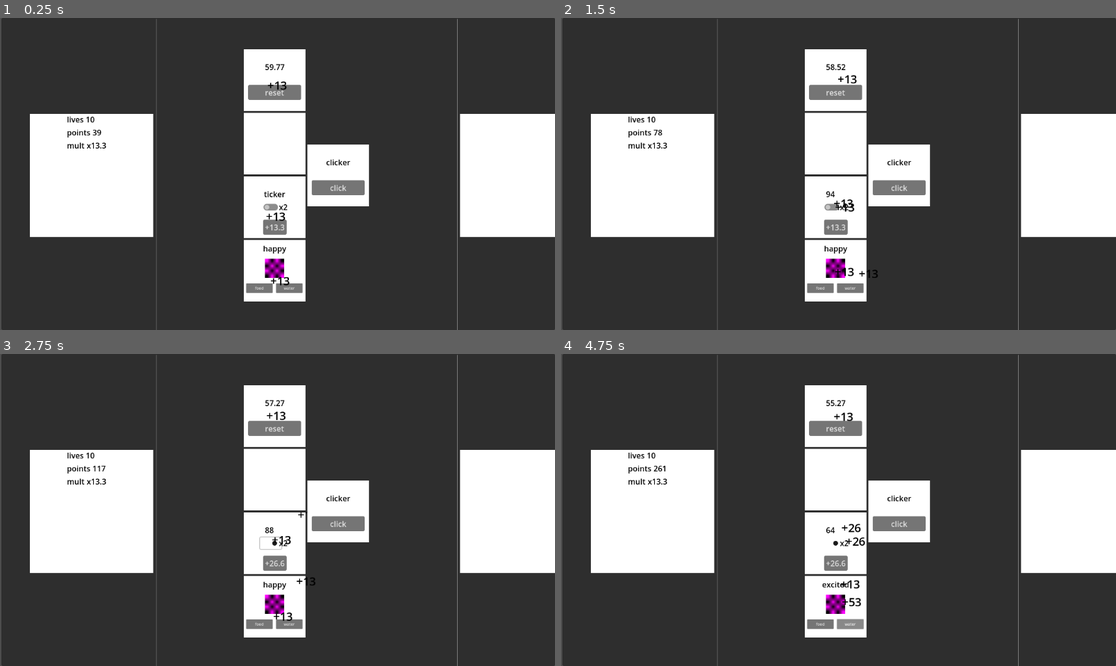
Above: before the commit, frames 1-4 (two rows, left to right).
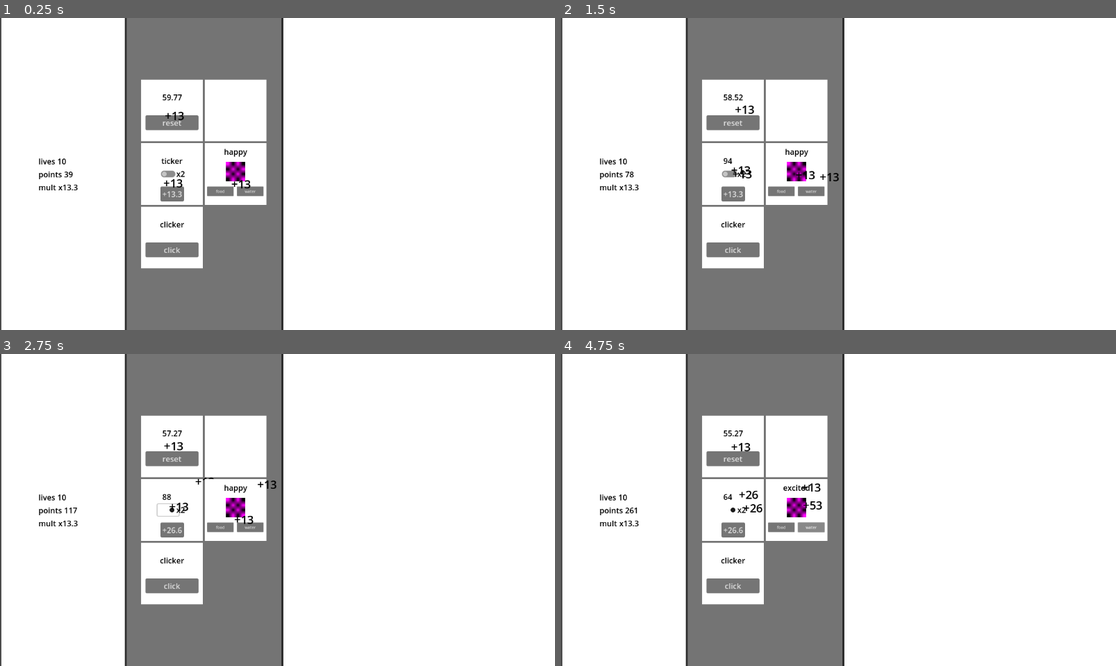
Above: after the commit, the same moments.

Repository: liltorchic/attention-grabbing-game
Game: Godot game, scene res://scenes/main.tscn
The game is run twice, just before and just after one commit, with the same random seed, the same clock (stepped at 60 frames per second) and the same inputs.
Inputs:
- Up to frame 1 (0.25 s): no input
- Up to frame 2 (1.5 s): click "reset" at 0.5 s; click "+13.3" at 1.25 s
- Up to frame 3 (2.75 s): click "x2" at 2 s
- Up to frame 4 (4.75 s): click "+26.6" at 2.75 s; click "food" at 3.5 s; click "water" at 4.25 s

The runs differ from the first frame. In frame 1, 80% of the frame differs, in the area x 0-100%, y 0-100%; in frame 2, 80%; in frame 3, 80%; in frame 4, 80%.

Commit message:
layout changes

Diff:
--- a/scenes/main.tscn
+++ b/scenes/main.tscn
@@ -34,97 +34,105 @@
 anchors_preset = 15
 anchor_right = 1.0
 anchor_bottom = 1.0
-offset_left = 59.0
-offset_top = 3.0
-offset_right = 59.0
-offset_bottom = 3.0
 grow_horizontal = 2
 grow_vertical = 2
 alignment = 1
 
 [node name="VBoxContainer_UI" type="VBoxContainer" parent="Panel/HBoxContainer"]
 layout_mode = 2
-size_flags_horizontal = 2
-alignment = 1
+size_flags_horizontal = 3
 
 [node name="ColorRect" type="ColorRect" parent="Panel/HBoxContainer/VBoxContainer_UI"]
 clip_contents = true
 custom_minimum_size = Vector2(256, 256)
 layout_mode = 2
+size_flags_vertical = 3
 
 [node name="container_scorer_ver" type="VBoxContainer" parent="Panel/HBoxContainer/VBoxContainer_UI/ColorRect"]
 layout_mode = 1
-anchors_preset = 13
-anchor_left = 0.5
-anchor_right = 0.5
+anchors_preset = 8
+anchor_left = 0.5
+anchor_top = 0.5
+anchor_right = 0.5
+anchor_bottom = 0.5
+offset_left = -51.0
+offset_top = -38.5
+offset_right = 51.0
+offset_bottom = 38.5
+grow_horizontal = 2
+grow_vertical = 2
+script = ExtResource("5_tbgi4")
+
+[node name="container_lives_hor" type="HBoxContainer" parent="Panel/HBoxContainer/VBoxContainer_UI/ColorRect/container_scorer_ver"]
+layout_mode = 2
+
+[node name="Label_Lives" type="Label" parent="Panel/HBoxContainer/VBoxContainer_UI/ColorRect/container_scorer_ver/container_lives_hor"]
+layout_mode = 2
+theme_override_colors/font_color = Color(0, 0, 0, 1)
+text = "lives"
+
+[node name="Label_Lives_num" type="Label" parent="Panel/HBoxContainer/VBoxContainer_UI/ColorRect/container_scorer_ver/container_lives_hor"]
+layout_mode = 2
+theme_override_colors/font_color = Color(0, 0, 0, 1)
+text = "#"
+
+[node name="container_points_hor" type="HBoxContainer" parent="Panel/HBoxContainer/VBoxContainer_UI/ColorRect/container_scorer_ver"]
+layout_mode = 2
+
+[node name="Label_Points" type="Label" parent="Panel/HBoxContainer/VBoxContainer_UI/ColorRect/container_scorer_ver/container_points_hor"]
+layout_mode = 2
+theme_override_colors/font_color = Color(0, 0, 0, 1)
+text = "points"
+
+[node name="Label_Points_num" type="Label" parent="Panel/HBoxContainer/VBoxContainer_UI/ColorRect/container_scorer_ver/container_points_hor"]
+layout_mode = 2
+theme_override_colors/font_color = Color(0, 0, 0, 1)
+text = "#"
+
+[node name="container_mult_hor" type="HBoxContainer" parent="Panel/HBoxContainer/VBoxContainer_UI/ColorRect/container_scorer_ver"]
+layout_mode = 2
+
+[node name="Label" type="Label" parent="Panel/HBoxContainer/VBoxContainer_UI/ColorRect/container_scorer_ver/container_mult_hor"]
+layout_mode = 2
+theme_override_colors/font_color = Color(0, 0, 0, 1)
+text = "mult"
+
+[node name="Label_Multiplier" type="Label" parent="Panel/HBoxContainer/VBoxContainer_UI/ColorRect/container_scorer_ver/container_mult_hor"]
+layout_mode = 2
+theme_override_colors/font_color = Color(0, 0, 0, 1)
+text = "#"
+
+[node name="ColorRect" type="ColorRect" parent="Panel/HBoxContainer"]
+layout_mode = 2
+size_flags_horizontal = 3
+size_flags_stretch_ratio = 3.8
+color = Color(0.454524, 0.454524, 0.454524, 1)
+
+[node name="ScrollContainer" type="ScrollContainer" parent="Panel/HBoxContainer/ColorRect"]
+layout_mode = 1
+anchors_preset = 15
+anchor_right = 1.0
 anchor_bottom = 1.0
-offset_left = -51.0
-offset_right = 51.0
-grow_horizontal = 2
-grow_vertical = 2
-script = ExtResource("5_tbgi4")
-
-[node name="container_lives_hor" type="HBoxContainer" parent="Panel/HBoxContainer/VBoxContainer_UI/ColorRect/container_scorer_ver"]
-layout_mode = 2
-
-[node name="Label_Lives" type="Label" parent="Panel/HBoxContainer/VBoxContainer_UI/ColorRect/container_scorer_ver/container_lives_hor"]
-layout_mode = 2
-theme_override_colors/font_color = Color(0, 0, 0, 1)
-text = "lives"
-
-[node name="Label_Lives_num" type="Label" parent="Panel/HBoxContainer/VBoxContainer_UI/ColorRect/container_scorer_ver/container_lives_hor"]
-layout_mode = 2
-theme_override_colors/font_color = Color(0, 0, 0, 1)
-text = "#"
-
-[node name="container_points_hor" type="HBoxContainer" parent="Panel/HBoxContainer/VBoxContainer_UI/ColorRect/container_scorer_ver"]
-layout_mode = 2
-
-[node name="Label_Points" type="Label" parent="Panel/HBoxContainer/VBoxContainer_UI/ColorRect/container_scorer_ver/container_points_hor"]
-layout_mode = 2
-theme_override_colors/font_color = Color(0, 0, 0, 1)
-text = "points"
-
-[node name="Label_Points_num" type="Label" parent="Panel/HBoxContainer/VBoxContainer_UI/ColorRect/container_scorer_ver/container_points_hor"]
-layout_mode = 2
-theme_override_colors/font_color = Color(0, 0, 0, 1)
-text = "#"
-
-[node name="container_mult_hor" type="HBoxContainer" parent="Panel/HBoxContainer/VBoxContainer_UI/ColorRect/container_scorer_ver"]
-layout_mode = 2
-
-[node name="Label" type="Label" parent="Panel/HBoxContainer/VBoxContainer_UI/ColorRect/container_scorer_ver/container_mult_hor"]
-layout_mode = 2
-theme_override_colors/font_color = Color(0, 0, 0, 1)
-text = "mult"
-
-[node name="Label_Multiplier" type="Label" parent="Panel/HBoxContainer/VBoxContainer_UI/ColorRect/container_scorer_ver/container_mult_hor"]
-layout_mode = 2
-theme_override_colors/font_color = Color(0, 0, 0, 1)
-text = "#"
-
-[node name="VSeparator2" type="VSeparator" parent="Panel/HBoxContainer"]
-layout_mode = 2
-
-[node name="distractions" type="FlowContainer" parent="Panel/HBoxContainer"]
+grow_horizontal = 2
+grow_vertical = 2
+
+[node name="distractions" type="GridContainer" parent="Panel/HBoxContainer/ColorRect/ScrollContainer"]
 layout_mode = 2
 size_flags_horizontal = 6
-size_flags_stretch_ratio = 2.4
-alignment = 1
-last_wrap_alignment = 2
-vertical = true
-
-[node name="template" type="ColorRect" parent="Panel/HBoxContainer/distractions"]
+size_flags_vertical = 6
+columns = 2
+
+[node name="template" type="ColorRect" parent="Panel/HBoxContainer/ColorRect/ScrollContainer/distractions"]
 visible = false
 custom_minimum_size = Vector2(128, 128)
 layout_mode = 2
 
-[node name="Timer" type="Timer" parent="Panel/HBoxContainer/distractions/template"]
-
-[node name="Timer_Scorer" type="Timer" parent="Panel/HBoxContainer/distractions/template"]
+[node name="Timer" type="Timer" parent="Panel/HBoxContainer/ColorRect/ScrollContainer/distractions/template"]
+
+[node name="Timer_Scorer" type="Timer" parent="Panel/HBoxContainer/ColorRect/ScrollContainer/distractions/template"]
 editor_description = "Used for assigning points to the game manager"
 
-[node name="Button" type="Button" parent="Panel/HBoxContainer/distractions/template"]
+[node name="Button" type="Button" parent="Panel/HBoxContainer/ColorRect/ScrollContainer/distractions/template"]
 layout_direction = 1
 layout_mode = 1
 anchors_preset = 8
@@ -140,7 +148,7 @@
 grow_vertical = 2
 text = "reset"
 
-[node name="Label" type="Label" parent="Panel/HBoxContainer/distractions/template"]
+[node name="Label" type="Label" parent="Panel/HBoxContainer/ColorRect/ScrollContainer/distractions/template"]
 layout_mode = 1
 anchors_preset = 8
 anchor_left = 0.5
@@ -156,17 +164,17 @@
 theme_override_colors/font_color = Color(0, 0, 0, 1)
 text = "simple timer"
 
-[node name="SimpleTimerButton" type="ColorRect" parent="Panel/HBoxContainer/distractions"]
+[node name="SimpleTimerButton" type="ColorRect" parent="Panel/HBoxContainer/ColorRect/ScrollContainer/distractions"]
 custom_minimum_size = Vector2(128, 128)
 layout_mode = 2
 script = ExtResource("1_f8rxg")
 
-[node name="Timer" type="Timer" parent="Panel/HBoxContainer/distractions/SimpleTimerButton"]
-
-[node name="Timer_Scorer" type="Timer" parent="Panel/HBoxContainer/distractions/SimpleTimerButton"]
+[node name="Timer" type="Timer" parent="Panel/HBoxContainer/ColorRect/ScrollContainer/distractions/SimpleTimerButton"]
+
+[node name="Timer_Scorer" type="Timer" parent="Panel/HBoxContainer/ColorRect/ScrollContainer/distractions/SimpleTimerButton"]
 editor_description = "Used for assigning points to the game manager"
 
-[node name="Button" type="Button" parent="Panel/HBoxContainer/distractions/SimpleTimerButton"]
+[node name="Button" type="Button" parent="Panel/HBoxContainer/ColorRect/ScrollContainer/distractions/SimpleTimerButton"]
 layout_direction = 1
 layout_mode = 1
 anchors_preset = 8
@@ -182,7 +190,7 @@
 grow_vertical = 2
 text = "reset"
 
-[node name="Label" type="Label" parent="Panel/HBoxContainer/distractions/SimpleTimerButton"]
+[node name="Label" type="Label" parent="Panel/HBoxContainer/ColorRect/ScrollContainer/distractions/SimpleTimerButton"]
 layout_mode = 1
 anchors_preset = 8
 anchor_left = 0.5
@@ -198,18 +206,18 @@
 theme_override_colors/font_color = Color(0, 0, 0, 1)
 text = "simple timer"
 
-[node name="SimpleSupriseTimer" type="ColorRect" parent="Panel/HBoxContainer/distractions"]
+[node name="SimpleSupriseTimer" type="ColorRect" parent="Panel/HBoxContainer/ColorRect/ScrollContainer/distractions"]
 custom_minimum_size = Vector2(128, 128)
 layout_mode = 2
 script = ExtResource("2_7tkh2")
 
-[node name="TimerCountdown" type="Timer" parent="Panel/HBoxContainer/distractions/SimpleSupriseTimer"]
+[node name="TimerCountdown" type="Timer" parent="Panel/HBoxContainer/ColorRect/ScrollContainer/distractions/SimpleSupriseTimer"]
 wait_time = 3.0
 
-[node name="TimerHidden" type="Timer" parent="Panel/HBoxContainer/distractions/SimpleSupriseTimer"]
+[node name="TimerHidden" type="Timer" parent="Panel/HBoxContainer/ColorRect/ScrollContainer/distractions/SimpleSupriseTimer"]
 wait_time = 20.0
 
-[node name="Button" type="Button" parent="Panel/HBoxContainer/distractions/SimpleSupriseTimer"]
+[node name="Button" type="Button" parent="Panel/HBoxContainer/ColorRect/ScrollContainer/distractions/SimpleSupriseTimer"]
 visible = false
 layout_direction = 1
 layout_mode = 1
@@ -226,7 +234,7 @@
 grow_vertical = 2
 text = "defuse"
 
-[node name="Label" type="Label" parent="Panel/HBoxContainer/distractions/SimpleSupriseTimer"]
+[node name="Label" type="Label" parent="Panel/HBoxContainer/ColorRect/ScrollContainer/distractions/SimpleSupriseTimer"]
 layout_mode = 1
 anchors_preset = 8
 anchor_left = 0.5
@@ -242,17 +250,17 @@
 theme_override_colors/font_color = Color(0, 0, 0, 1)
 text = "suprise timer"
 
-[node name="ticker" type="ColorRect" parent="Panel/HBoxContainer/distractions"]
+[node name="ticker" type="ColorRect" parent="Panel/HBoxContainer/ColorRect/ScrollContainer/distractions"]
 custom_minimum_size = Vector2(128, 128)
 layout_mode = 2
 script = ExtResource("3_fh3d0")
 
-[node name="Timer" type="Timer" parent="Panel/HBoxContainer/distractions/ticker"]
-
-[node name="Timer_Scorer" type="Timer" parent="Panel/HBoxContainer/distractions/ticker"]
+[node name="Timer" type="Timer" parent="Panel/HBoxContainer/ColorRect/ScrollContainer/distractions/ticker"]
+
+[node name="Timer_Scorer" type="Timer" parent="Panel/HBoxContainer/ColorRect/ScrollContainer/distractions/ticker"]
 editor_description = "Used for assigning points to the game manager"
 
-[node name="Button" type="Button" parent="Panel/HBoxContainer/distractions/ticker"]
+[node name="Button" type="Button" parent="Panel/HBoxContainer/ColorRect/ScrollContainer/distractions/ticker"]
 layout_direction = 1
 layout_mode = 1
 anchors_preset = 7
@@ -268,7 +276,7 @@
 grow_vertical = 0
 text = "+1"
 
-[node name="Label" type="Label" parent="Panel/HBoxContainer/distractions/ticker"]
+[node name="Label" type="Label" parent="Panel/HBoxContainer/ColorRect/ScrollContainer/distractions/ticker"]
 layout_mode = 1
 anchors_preset = 8
 anchor_left = 0.5
@@ -284,7 +292,7 @@
 theme_override_colors/font_color = Color(0, 0, 0, 1)
 text = "ticker"
 
-[node name="CheckButton" type="CheckButton" parent="Panel/HBoxContainer/distractions/ticker"]
+[node name="CheckButton" type="CheckButton" parent="Panel/HBoxContainer/ColorRect/ScrollContainer/distractions/ticker"]
 layout_mode = 1
 anchors_preset = 8
 anchor_left = 0.5
@@ -298,7 +306,7 @@
 grow_horizontal = 2
 grow_vertical = 2
 
-[node name="_label" type="Label" parent="Panel/HBoxContainer/distractions/ticker/CheckButton"]
+[node name="_label" type="Label" parent="Panel/HBoxContainer/ColorRect/ScrollContainer/distractions/ticker/CheckButton"]
 layout_mode = 0
 offset_left = 39.0
 offset_right = 79.0
@@ -306,19 +314,19 @@
 theme_override_colors/font_color = Color(0, 0, 0, 1)
 text = "x2"
 
-[node name="pet" type="ColorRect" parent="Panel/HBoxContainer/distractions"]
+[node name="pet" type="ColorRect" parent="Panel/HBoxContainer/ColorRect/ScrollContainer/distractions"]
 custom_minimum_size = Vector2(128, 128)
 layout_mode = 2
 script = ExtResource("4_my4y7")
 
-[node name="Timer" type="Timer" parent="Panel/HBoxContainer/distractions/pet"]
+[node name="Timer" type="Timer" parent="Panel/HBoxContainer/ColorRect/ScrollContainer/distractions/pet"]
 wait_time = 3.0
 autostart = true
 
-[node name="Timer_Scorer" type="Timer" parent="Panel/HBoxContainer/distractions/pet"]
+[node name="Timer_Scorer" type="Timer" parent="Panel/HBoxContainer/ColorRect/ScrollContainer/distractions/pet"]
 editor_description = "Used for assigning points to the game manager"
 
-[node name="Button_Food" type="Button" parent="Panel/HBoxContainer/distractions/pet"]
+[node name="Button_Food" type="Button" parent="Panel/HBoxContainer/ColorRect/ScrollContainer/distractions/pet"]
 layout_direction = 1
 layout_mode = 1
 anchors_preset = 8
@@ -335,7 +343,7 @@
 scale = Vector2(0.5, 0.5)
 text = "food"
 
-[node name="Button_Water" type="Button" parent="Panel/HBoxContainer/distractions/pet"]
+[node name="Button_Water" type="Button" parent="Panel/HBoxContainer/ColorRect/ScrollContainer/distractions/pet"]
 layout_direction = 1
 layout_mode = 1
 anchors_preset = 8
@@ -352,7 +360,7 @@
 scale = Vector2(0.5, 0.5)
 text = "water"
 
-[node name="Label" type="Label" parent="Panel/HBoxContainer/distractions/pet"]
+[node name="Label" type="Label" parent="Panel/HBoxContainer/ColorRect/ScrollContainer/distractions/pet"]
 layout_mode = 1
 anchors_preset = 8
 anchor_left = 0.5
@@ -369,7 +377,7 @@
 text = "pet"
 horizontal_alignment = 1
 
-[node name="TextureRect" type="TextureRect" parent="Panel/HBoxContainer/distractions/pet"]
+[node name="TextureRect" type="TextureRect" parent="Panel/HBoxContainer/ColorRect/ScrollContainer/distractions/pet"]
 layout_mode = 1
 anchors_preset = 8
 anchor_left = 0.5
@@ -384,12 +392,12 @@
 grow_vertical = 2
 texture = SubResource("PlaceholderTexture2D_011nb")
 
-[node name="clicker" type="ColorRect" parent="Panel/HBoxContainer/distractions"]
+[node name="clicker" type="ColorRect" parent="Panel/HBoxContainer/ColorRect/ScrollContainer/distractions"]
 custom_minimum_size = Vector2(128, 128)
 layout_mode = 2
 script = ExtResource("6_tefeu")
 
-[node name="Button" type="Button" parent="Panel/HBoxContainer/distractions/clicker"]
+[node name="Button" type="Button" parent="Panel/HBoxContainer/ColorRect/ScrollContainer/distractions/clicker"]
 layout_direction = 1
 layout_mode = 1
 anchors_preset = 8
@@ -405,7 +413,7 @@
 grow_vertical = 2
 text = "click"
 
-[node name="clicker" type="Label" parent="Panel/HBoxContainer/distractions/clicker"]
+[node name="clicker" type="Label" parent="Panel/HBoxContainer/ColorRect/ScrollContainer/distractions/clicker"]
 layout_mode = 1
 anchors_preset = 8
 anchor_left = 0.5
@@ -421,30 +429,29 @@
 theme_override_colors/font_color = Color(0, 0, 0, 1)
 text = "clicker"
 
-[node name="VSeparator" type="VSeparator" parent="Panel/HBoxContainer"]
-layout_mode = 2
-
 [node name="VBoxContainer_UI_Upgrade" type="VBoxContainer" parent="Panel/HBoxContainer"]
 layout_mode = 2
-size_flags_horizontal = 10
+size_flags_horizontal = 3
+size_flags_stretch_ratio = 6.66
 alignment = 1
 
 [node name="ColorRect" type="ColorRect" parent="Panel/HBoxContainer/VBoxContainer_UI_Upgrade"]
 custom_minimum_size = Vector2(256, 256)
 layout_mode = 2
-
-[connection signal="timeout" from="Panel/HBoxContainer/distractions/SimpleTimerButton/Timer" to="Panel/HBoxContainer/distractions/SimpleTimerButton" method="_on_timer_timeout"]
-[connection signal="timeout" from="Panel/HBoxContainer/distractions/SimpleTimerButton/Timer_Scorer" to="Panel/HBoxContainer/distractions/SimpleTimerButton" method="_on_timer_scorer_timeout"]
-[connection signal="pressed" from="Panel/HBoxContainer/distractions/SimpleTimerButton/Button" to="Panel/HBoxContainer/distractions/SimpleTimerButton" method="_on_button_pressed"]
-[connection signal="timeout" from="Panel/HBoxContainer/distractions/SimpleSupriseTimer/TimerCountdown" to="Panel/HBoxContainer/distractions/SimpleSupriseTimer" method="_on_timer_countdown_timeout"]
-[connection signal="timeout" from="Panel/HBoxContainer/distractions/SimpleSupriseTimer/TimerHidden" to="Panel/HBoxContainer/distractions/SimpleSupriseTimer" method="_on_timer_hidden_timeout"]
-[connection signal="pressed" from="Panel/HBoxContainer/distractions/SimpleSupriseTimer/Button" to="Panel/HBoxContainer/distractions/SimpleSupriseTimer" method="_on_button_pressed"]
-[connection signal="timeout" from="Panel/HBoxContainer/distractions/ticker/Timer" to="Panel/HBoxContainer/distractions/ticker" method="_on_timer_timeout"]
-[connection signal="timeout" from="Panel/HBoxContainer/distractions/ticker/Timer_Scorer" to="Panel/HBoxContainer/distractions/ticker" method="_on_timer_scorer_timeout"]
-[connection signal="pressed" from="Panel/HBoxContainer/distractions/ticker/Button" to="Panel/HBoxContainer/distractions/ticker" method="_on_button_pressed"]
-[connection signal="pressed" from="Panel/HBoxContainer/distractions/ticker/CheckButton" to="Panel/HBoxContainer/distractions/ticker" method="_on_check_button_pressed"]
-[connection signal="timeout" from="Panel/HBoxContainer/distractions/pet/Timer" to="Panel/HBoxContainer/distractions/pet" method="_on_timer_timeout"]
-[connection signal="timeout" from="Panel/HBoxContainer/distractions/pet/Timer_Scorer" to="Panel/HBoxContainer/distractions/pet" method="_on_timer_scorer_timeout"]
-[connection signal="pressed" from="Panel/HBoxContainer/distractions/pet/Button_Food" to="Panel/HBoxContainer/distractions/pet" method="_on_button_food_pressed"]
-[connection signal="pressed" from="Panel/HBoxContainer/distractions/pet/Button_Water" to="Panel/HBoxContainer/distractions/pet" method="_on_button_water_pressed"]
-[connection signal="pressed" from="Panel/HBoxContainer/distractions/clicker/Button" to="Panel/HBoxContainer/distractions/clicker" method="_on_button_pressed"]
+size_flags_vertical = 3
+
+[connection signal="timeout" from="Panel/HBoxContainer/ColorRect/ScrollContainer/distractions/SimpleTimerButton/Timer" to="Panel/HBoxContainer/ColorRect/ScrollContainer/distractions/SimpleTimerButton" method="_on_timer_timeout"]
+[connection signal="timeout" from="Panel/HBoxContainer/ColorRect/ScrollContainer/distractions/SimpleTimerButton/Timer_Scorer" to="Panel/HBoxContainer/ColorRect/ScrollContainer/distractions/SimpleTimerButton" method="_on_timer_scorer_timeout"]
+[connection signal="pressed" from="Panel/HBoxContainer/ColorRect/ScrollContainer/distractions/SimpleTimerButton/Button" to="Panel/HBoxContainer/ColorRect/ScrollContainer/distractions/SimpleTimerButton" method="_on_button_pressed"]
+[connection signal="timeout" from="Panel/HBoxContainer/ColorRect/ScrollContainer/distractions/SimpleSupriseTimer/TimerCountdown" to="Panel/HBoxContainer/ColorRect/ScrollContainer/distractions/SimpleSupriseTimer" method="_on_timer_countdown_timeout"]
+[connection signal="timeout" from="Panel/HBoxContainer/ColorRect/ScrollContainer/distractions/SimpleSupriseTimer/TimerHidden" to="Panel/HBoxContainer/ColorRect/ScrollContainer/distractions/SimpleSupriseTimer" method="_on_timer_hidden_timeout"]
+[connection signal="pressed" from="Panel/HBoxContainer/ColorRect/ScrollContainer/distractions/SimpleSupriseTimer/Button" to="Panel/HBoxContainer/ColorRect/ScrollContainer/distractions/SimpleSupriseTimer" method="_on_button_pressed"]
+[connection signal="timeout" from="Panel/HBoxContainer/ColorRect/ScrollContainer/distractions/ticker/Timer" to="Panel/HBoxContainer/ColorRect/ScrollContainer/distractions/ticker" method="_on_timer_timeout"]
+[connection signal="timeout" from="Panel/HBoxContainer/ColorRect/ScrollContainer/distractions/ticker/Timer_Scorer" to="Panel/HBoxContainer/ColorRect/ScrollContainer/distractions/ticker" method="_on_timer_scorer_timeout"]
+[connection signal="pressed" from="Panel/HBoxContainer/ColorRect/ScrollContainer/distractions/ticker/Button" to="Panel/HBoxContainer/ColorRect/ScrollContainer/distractions/ticker" method="_on_button_pressed"]
+[connection signal="pressed" from="Panel/HBoxContainer/ColorRect/ScrollContainer/distractions/ticker/CheckButton" to="Panel/HBoxContainer/ColorRect/ScrollContainer/distractions/ticker" method="_on_check_button_pressed"]
+[connection signal="timeout" from="Panel/HBoxContainer/ColorRect/ScrollContainer/distractions/pet/Timer" to="Panel/HBoxContainer/ColorRect/ScrollContainer/distractions/pet" method="_on_timer_timeout"]
+[connection signal="timeout" from="Panel/HBoxContainer/ColorRect/ScrollContainer/distractions/pet/Timer_Scorer" to="Panel/HBoxContainer/ColorRect/ScrollContainer/distractions/pet" method="_on_timer_scorer_timeout"]
+[connection signal="pressed" from="Panel/HBoxContainer/ColorRect/ScrollContainer/distractions/pet/Button_Food" to="Panel/HBoxContainer/ColorRect/ScrollContainer/distractions/pet" method="_on_button_food_pressed"]
+[connection signal="pressed" from="Panel/HBoxContainer/ColorRect/ScrollContainer/distractions/pet/Button_Water" to="Panel/HBoxContainer/ColorRect/ScrollContainer/distractions/pet" method="_on_button_water_pressed"]
+[connection signal="pressed" from="Panel/HBoxContainer/ColorRect/ScrollContainer/distractions/clicker/Button" to="Panel/HBoxContainer/ColorRect/ScrollContainer/distractions/clicker" method="_on_button_pressed"]
